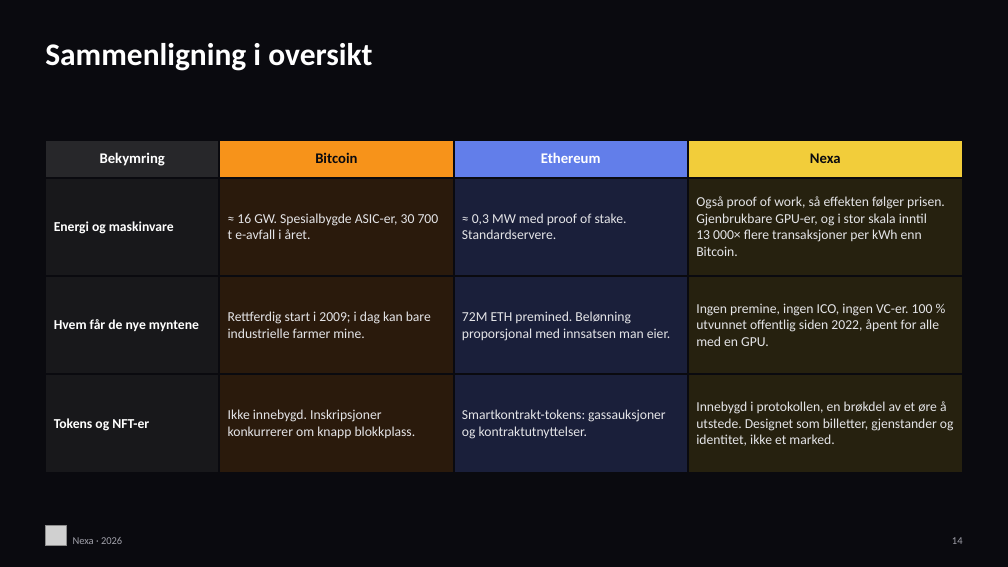
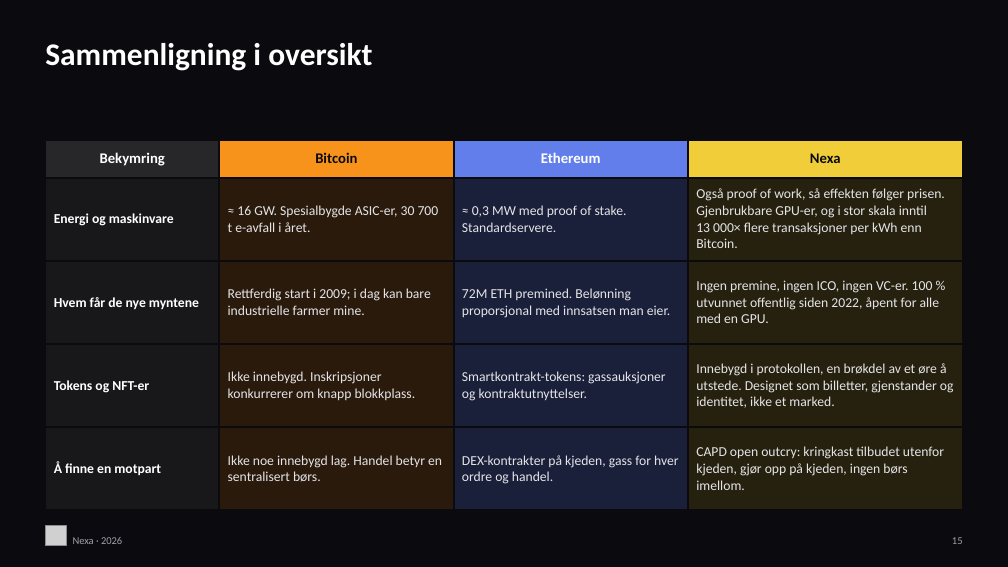
Before and after one commit to jQrgen/presentations, a slide deck: slide 15 of docs/nexa-vs-bitcoin-ethereum/Nexa-vs-Bitcoin-Ethereum-NO.pptx (slide 14 before the commit). Drawn at 1008x567 pixels with LibreOffice and Linux fonts; fonts in the diff are those of the drawing; grey boxes stand for pictures. Boxes give left, top, right and bottom in pixels: in the first picture for what was removed or moved away, otherwise in the second. Text is boxed around its words. In the diff, an @@ line names an element or a change of style, - is before the commit and + after.

Commit message:
Nexa deck: CAPD open outcry slide and comparison row (16 slides)

```diff
--- a/docs/nexa-vs-bitcoin-ethereum/Nexa-vs-Bitcoin-Ethereum-NO.pptx
+++ b/docs/nexa-vs-bitcoin-ethereum/Nexa-vs-Bitcoin-Ethereum-NO.pptx
@@ table at [45,140,963,494] @@
+row 5: Å finne en motpart | Ikke noe innebygd lag. Handel betyr en sentralisert børs. | DEX-kontrakter på kjeden, gass for hver ordre og handel. | CAPD open outcry: kringkast tilbudet utenfor kjeden, gjør opp på kjeden, ingen børs imellom.
@@ text at [952,537,963,544]: text changed @@
-14
+15
```
Also in this commit, not shown: 3 other slides changed, 1 slide added, 19 other files.
